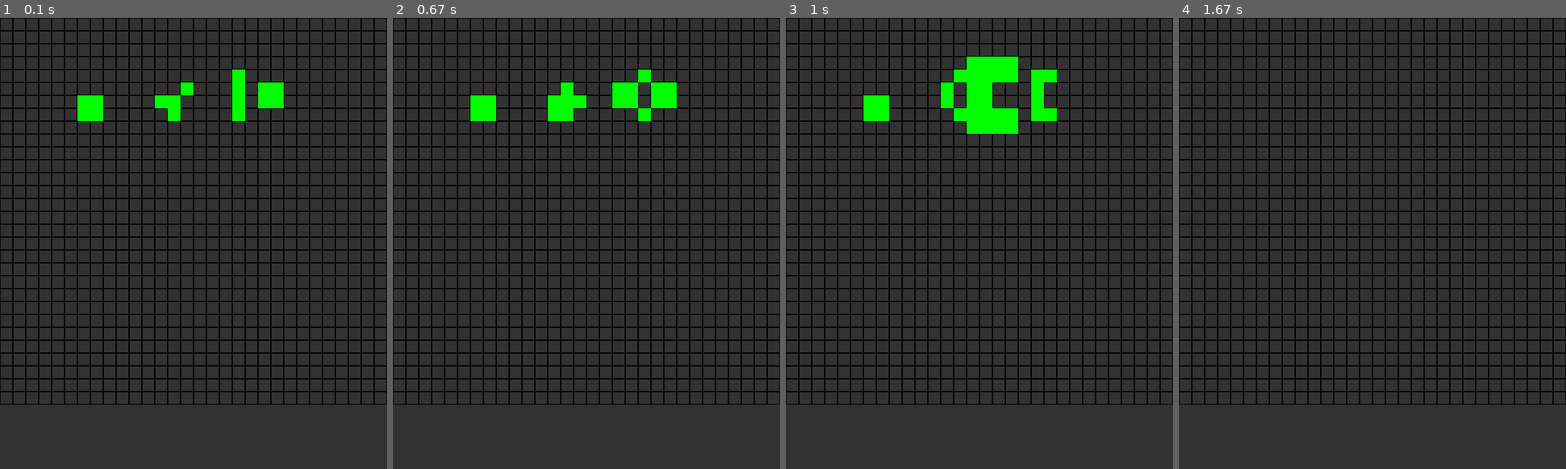
Above: before the commit, frames 1-4 (left to right).
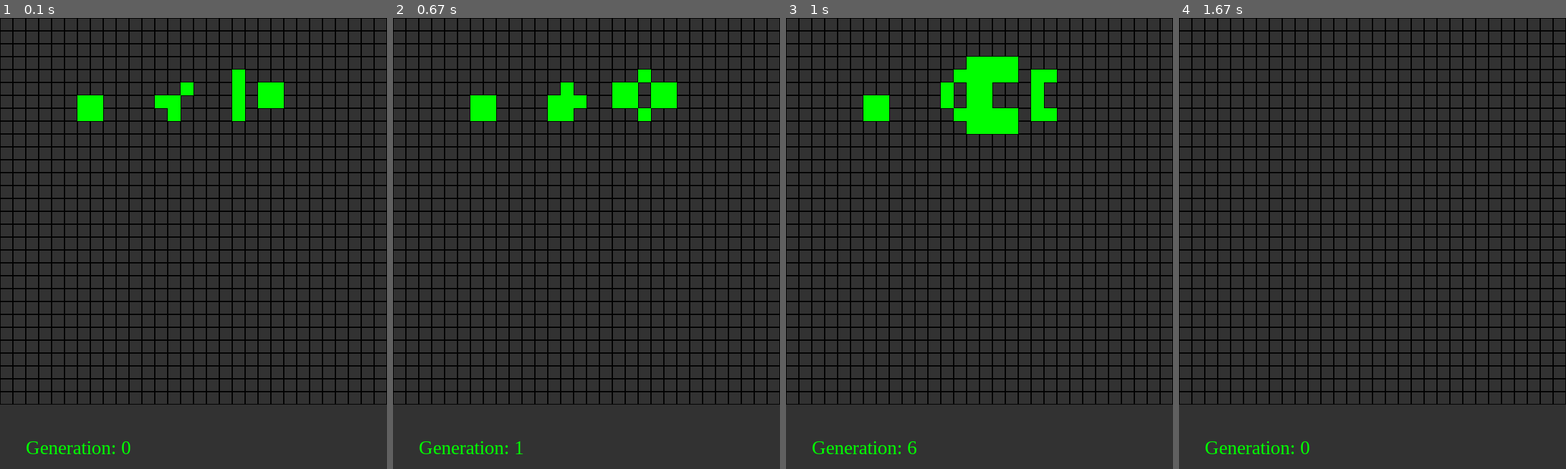
Above: after the commit, the same moments.

Repository: R-C-McDermott/Conway-Game-of-life-PyGame
Game: pygame game, started from main.py
Same seed, same stepped clock (60 frames per second), same inputs: the game is played once before the commit and once after it.
Inputs:
- Up to frame 1 (0.1 s): no input
- Up to frame 2 (0.67 s): tap Space at 0.33 s
- Up to frame 3 (1 s): hold R from 0.67 s (still down); tap Space at 0.73 s
- Up to frame 4 (1.67 s): tap Space at 1.03 s; release R at 1.13 s

The runs differ from the first frame. In frame 1, 0.3% of the frame differs, in the area x 6-34%, y 93-97%; in frame 2, 0.3%; in frame 3, 0.3%; in frame 4, 0.3%.

Commit message:
Addition of generation count

Diff:
--- a/main.py
+++ b/main.py
@@ -16,7 +16,7 @@
 BLOCK_COLOUR = (0, 255, 0)
 BORDER_COLOUR = (0, 0, 255)
 BLACK = (0, 0, 0)
-# GAME_FONT = pygame.font.SysFont('Times New Roman', 30)
+GAME_FONT = pygame.font.SysFont('Times New Roman', 30)
 FPS = 15
 
 
@@ -55,12 +55,15 @@
     return coords
 
 
-def draw_game(grid) -> None:
+def draw_game(grid, generation) -> None:
     WIN.fill(BACKGROUND)
     draw_grid()
     coords = get_coords(grid)
     for x, y in coords:
         pygame.draw.rect(WIN, BLOCK_COLOUR, (x, y, BLOCK_SIZE, BLOCK_SIZE))
+
+    text_surface = GAME_FONT.render(f"Generation: {generation}", True, BLOCK_COLOUR)
+    WIN.blit(text_surface, (40, HEIGHT - (BOTTOM_PANEL // 2)))
 
     pygame.display.update()
 
@@ -77,13 +80,15 @@
     grid = gr.Grid(GAME_SURFACE_X, GAME_SURFACE_Y, BLOCK_SIZE, start_conditions)
     run = True
     generate = False
+    generation = 0
     while run:
         clock.tick(FPS)
 
-        draw_game(grid)
+        draw_game(grid, generation)
 
-        if generate:
+        if generate and sum(sum(grid.grid_array)) != 0:
             grid.next_generation()
+            generation += 1
 
         for event in pygame.event.get():
             if event.type == pygame.QUIT:
@@ -99,9 +104,12 @@
                     generate = True
                 # Resets the game - gives clean array to create shapes
                 if event.key == pygame.K_r:
+                    generation = 0
                     grid.reset_array()
                     generate = False
 
 
+
+
 if __name__ == "__main__":
     main()
